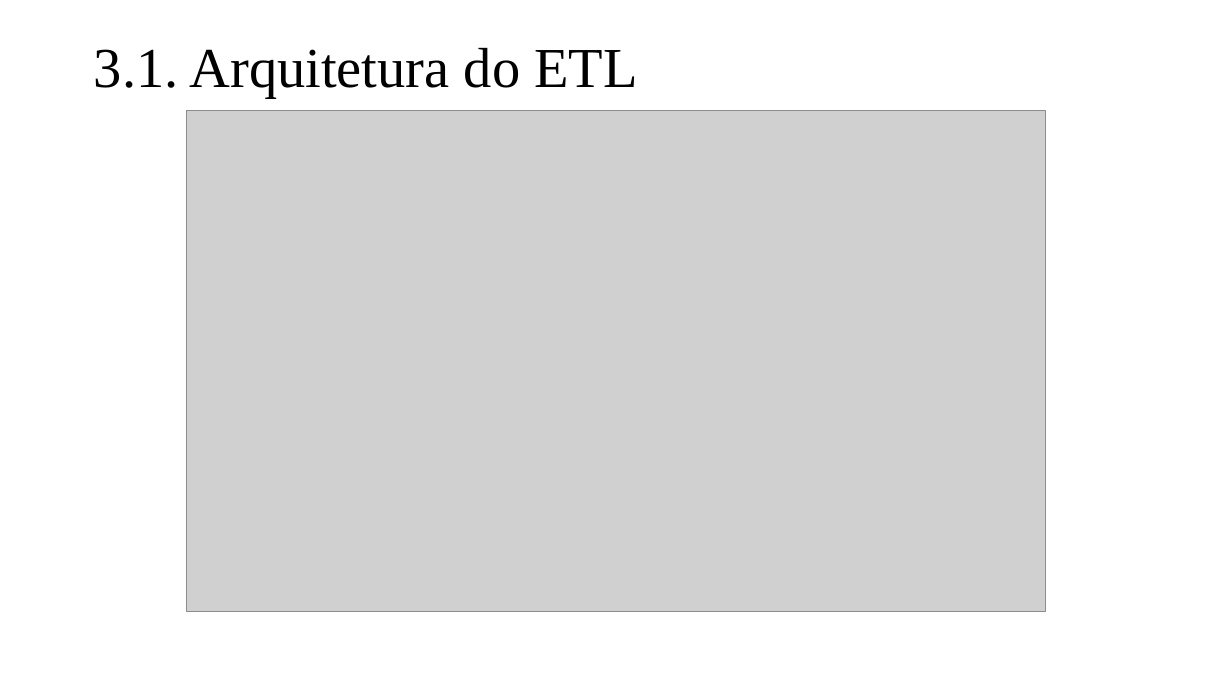
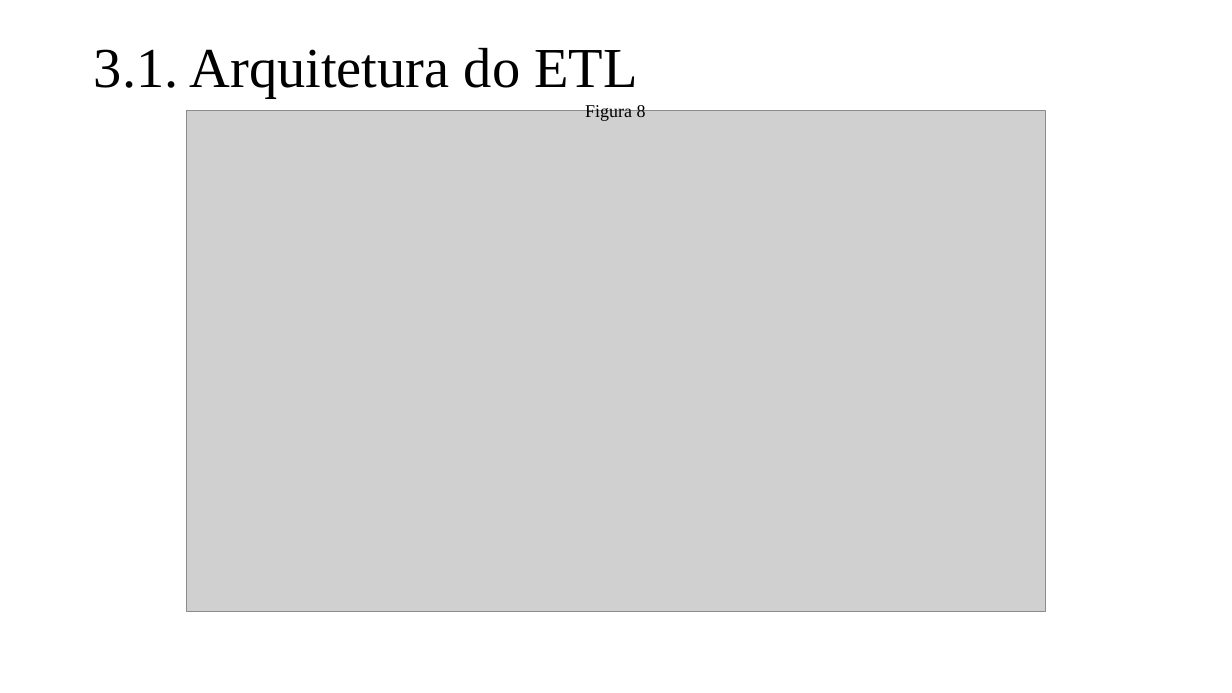
Before and after one commit to cesaraugusto98/TG, a slide deck: slide 14 of Documentacao/Apresentação TG - QuizFATEC.pptx. Drawn at 1232x693 pixels with LibreOffice and Linux fonts; fonts in the diff are those of the drawing; grey boxes stand for pictures. Boxes give left, top, right and bottom in pixels: in the first picture for what was removed or moved away, otherwise in the second. Text is boxed around its words. In the diff, an @@ line names an element or a change of style, - is before the commit and + after.

```diff
--- a/Documentacao/Apresentação TG - QuizFATEC.pptx
+++ b/Documentacao/Apresentação TG - QuizFATEC.pptx
@@ text added at bbox=[585, 104, 646, 121], 14 pt, text #000000 @@
+Figura 8
```
Also in this commit, not shown: 9 other slides changed, 3 other files.
